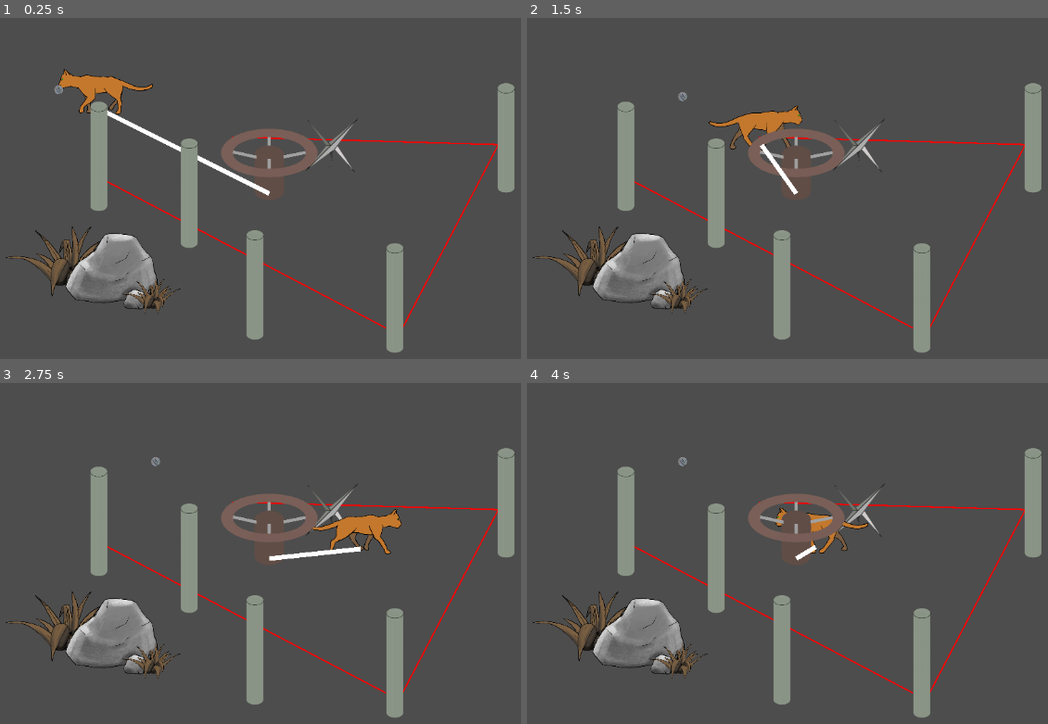
Above: before the commit, frames 1-4 (two rows, left to right).
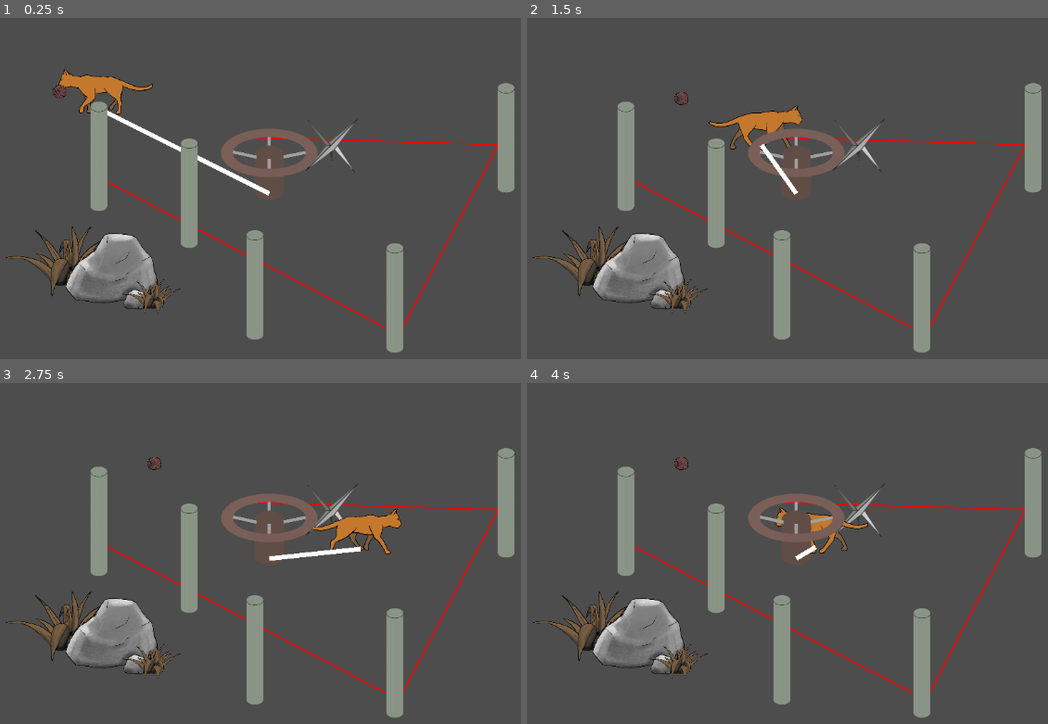
Above: after the commit, the same moments.

Repository: Flodurs/Godotwildjam63
Game: Godot game, scene res://szenen/level/Level.tscn
The game is run twice, just before and just after one commit, with the same random seed, the same clock (stepped at 60 frames per second) and the same inputs.
Inputs:
- Up to frame 1 (0.25 s): no input
- Up to frame 2 (1.5 s): tap Enter at 0.5 s; hold D (mRight) 0.53-1.28 s; tap E (wolleInteraktion) at 0.6, 1.35 s; hold S (mDown) from 1.28 s (still down)
- Up to frame 3 (2.75 s): tap Space at 2 s; release S (mDown) at 2.03 s; hold D (mRight) from 2.03 s (still down); tap E (wolleInteraktion) at 2.1 s
- Up to frame 4 (4 s): release D (mRight) at 2.78 s; hold W (mUp) 2.78-3.53 s; tap E (wolleInteraktion) at 2.85, 3.6 s; hold A (mLeft) from 3.53 s (still down)

The runs differ from the first frame. In frame 1, less than 0.1% of the frame differs, in the area x 10-13%, y 19-24%; in frame 2, less than 0.1%, in the area x 28-31%, y 21-26%; in frame 3, less than 0.1%; in frame 4, less than 0.1%.

Commit message:
new assets

Diff:
--- a/szenen/entitys/katze.tscn
+++ b/szenen/entitys/katze.tscn
@@ -54,7 +54,7 @@
 pitch_scale = 4.03
 
 [node name="kneulPosi" type="Marker2D" parent="."]
-position = Vector2(-91, -43)
+position = Vector2(-89, -38)
 
 [node name="Wollknaeul" parent="kneulPosi" instance=ExtResource("7_4m6lf")]
 scale = Vector2(0.1525, 0.1525)
--- a/szenen/objekte/wollknaeul.tscn
+++ b/szenen/objekte/wollknaeul.tscn
@@ -1,8 +1,9 @@
 [gd_scene load_steps=3 format=3 uid="uid://hxobrte7utni"]
 
 [ext_resource type="Script" path="res://szenen/objekte/wollknaeul.gd" id="1_14p6f"]
-[ext_resource type="Texture2D" uid="uid://bwwxnppaq6tw2" path="res://assets/sprites/wollekneule.png" id="1_jfvr6"]
+[ext_resource type="Texture2D" uid="uid://cugtoeabljgv0" path="res://assets/sprites/wollekneule_schmutzig.png" id="1_ogt3n"]
 
 [node name="Wollknaeul" type="Sprite2D"]
-texture = ExtResource("1_jfvr6")
+scale = Vector2(0.9, 0.9)
+texture = ExtResource("1_ogt3n")
 script = ExtResource("1_14p6f")
Binary file added: assets/sprites/Fass.png
Not shown, added: assets/sprites/Fass.png.import
Not shown, added: assets/sprites/Hintergrund.png.import
Binary file removed: assets/sprites/wollekneule.png
Binary file added: assets/sprites/wollekneule_sauber.png
Not shown, added: assets/sprites/wollekneule_sauber.png.import
Binary file added: assets/sprites/wollekneule_schmutzig.png
Not shown, added: assets/sprites/wollekneule_schmutzig.png.import
Binary file added: assets/sprites/wollhaufen_sauber.png
Not shown, added: assets/sprites/wollhaufen_sauber.png.import
Binary file added: assets/sprites/wollhaufen_schmutzig.png
Not shown, added: assets/sprites/wollhaufen_schmutzig.png.import
(and 3 more such lines)
